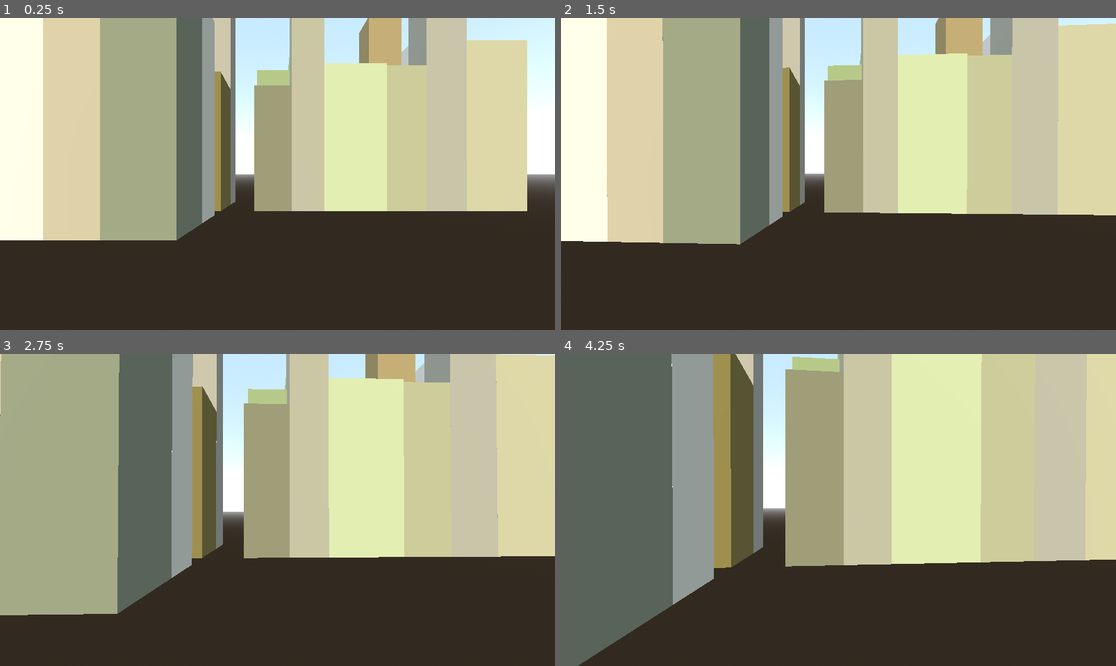
Above: before the commit, frames 1-4 (two rows, left to right).
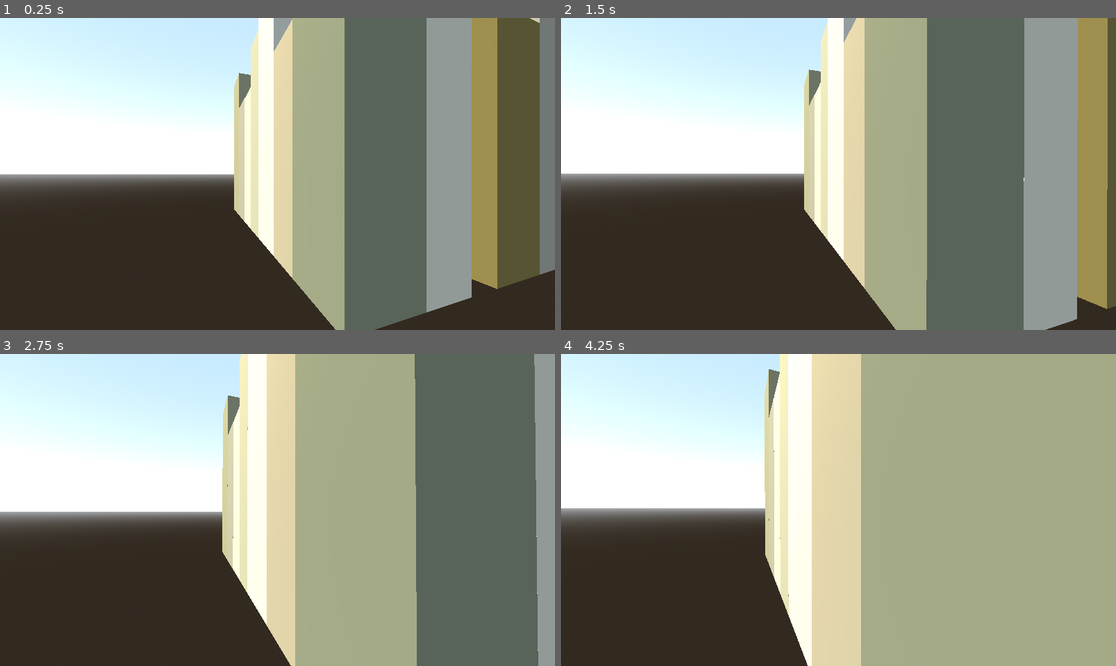
Above: after the commit, the same moments.

Repository: elemel/dronehattan-godot
Game: Godot game, scene res://root.tscn
The game is run twice, just before and just after one commit, with the same random seed, the same clock (stepped at 60 frames per second) and the same inputs.
Inputs (mouse positions are in pixels of both pictures, inside the frame that each line leads up to):
- Up to frame 1 (0.25 s): no input
- Up to frame 2 (1.5 s): tap Enter at 0.5 s; move the mouse to (866, 174) at 0.52 s; hold W (move_forward) from 0.53 s (still down); move the mouse to (810, 174) at 1.27 s
- Up to frame 3 (2.75 s): keep holding W (move_forward); move the mouse to (288, 503) at 2.02 s
- Up to frame 4 (4.25 s): keep holding W (move_forward); move the mouse to (832, 516) at 2.77 s; move the mouse to (877, 513) at 3.52 s

The runs differ from the first frame. In frame 1, 77% of the frame differs, in the area x 0-100%, y 0-100%; in frame 2, 80%; in frame 3, 88%; in frame 4, 90%.

Commit message:
Experiment with rotation

Diff:
--- a/city_block.gd
+++ b/city_block.gd
@@ -3,13 +3,12 @@
 var rng = RandomNumberGenerator.new()
 # var size = Vector2(274, 80) - Vector2(30, 18)
 
-@onready var area: MeshInstance3D = $Area
+@onready var volume: MeshInstance3D = $Volume
 
 # Called when the node enters the scene tree for the first time.
 func _ready():
-	var areaMesh: PlaneMesh = area.mesh
-	var buildableSize = areaMesh.size - Vector2(30, 18)
-
+	var volumeMesh: BoxMesh = volume.mesh
+	var buildableSize = Vector2(volumeMesh.size.x, volumeMesh.size.z) - Vector2(30, 18)
 	var stack = [Rect2(-0.5 * buildableSize, buildableSize)]
 
 	while stack:
--- a/city_block.tscn
+++ b/city_block.tscn
@@ -2,13 +2,13 @@
 
 [ext_resource type="Script" path="res://city_block.gd" id="1_6tvrq"]
 
-[sub_resource type="PlaneMesh" id="PlaneMesh_0cabq"]
-size = Vector2(274, 80)
+[sub_resource type="BoxMesh" id="BoxMesh_fu805"]
+size = Vector3(274, 60, 80)
 
 [node name="CityBlock" type="Node3D"]
 script = ExtResource("1_6tvrq")
 
-[node name="Area" type="MeshInstance3D" parent="."]
+[node name="Volume" type="MeshInstance3D" parent="."]
 transform = Transform3D(1, -0.000638686, 0.000388302, 0.000638888, 1, -0.000514644, -0.000387969, 0.000514895, 1, 0, 0, 0)
 visible = false
-mesh = SubResource("PlaneMesh_0cabq")
+mesh = SubResource("BoxMesh_fu805")
--- a/drone.gd
+++ b/drone.gd
@@ -1,14 +1,14 @@
 extends RigidBody3D
 
 @export var mouse_sensitivity = deg_to_rad(0.05)
-@export var acceleration = 20
+@export var max_acceleration = 20
 @export var max_speed = 20
 
 @export var camera_heading_angle = deg_to_rad(90)
 @export var camera_pitch_angle = 0
 
-@export var max_angle_x = deg_to_rad(22.5)
-@export var max_angle_z = deg_to_rad(22.5)
+@export var max_velocity_angle = deg_to_rad(22.5)
+@export var max_acceleration_angle = deg_to_rad(22.5)
 
 @onready var camera: Camera3D = $Camera3D
 
@@ -51,12 +51,23 @@
 	# rotation.z = -move_direction.x * deg_to_rad(max_angle_z)
 	# move_direction = move_direction.rotated(Vector3.UP, camera.rotation.y)
 
-	linear_velocity = linear_velocity.move_toward(move_direction * max_speed, acceleration * delta)
+	var previous_linear_velocity = Vector3(linear_velocity)
+	linear_velocity = linear_velocity.move_toward(move_direction * max_speed, max_acceleration * delta)
+	var acceleration = (linear_velocity - previous_linear_velocity) / delta
+
+	var target_velocity_rotation = Vector2(linear_velocity.x, linear_velocity.z) * max_velocity_angle / max_speed
+	var target_acceleration_rotation = Vector2(acceleration.x, acceleration.z) * max_acceleration_angle / max_acceleration
+
+	var target_rotation_2d = target_velocity_rotation + target_acceleration_rotation
+	target_rotation_2d = target_rotation_2d.rotated(rotation.y - deg_to_rad(90))
+	var target_rotation = Vector3(target_rotation_2d.x, rotation.y, target_rotation_2d.y)
+	# rotation = rotation.move_toward(target_rotation, delta * 10)
 
 	# camera.rotation.y = camera_heading_angle
 	var look_direction = Vector3(cos(camera_heading_angle), 0, sin(camera_heading_angle))
-	camera.look_at(camera.global_position - look_direction)
+	camera.look_at(camera.global_position - look_direction, basis.y)
 	camera.rotation.x = camera_pitch_angle
 
 func _ready():
 	Input.mouse_mode = Input.MOUSE_MODE_CAPTURED
+	camera_heading_angle = camera.global_rotation.y
--- a/root.tscn
+++ b/root.tscn
@@ -35,11 +35,13 @@
 shape = SubResource("BoxShape3D_yplq5")
 
 [node name="CityBlock" parent="." instance=ExtResource("1_6naoy")]
+transform = Transform3D(1, 0, 0, 0, 1, 0, 0, 0, 1, 2.08165e-12, 30, 2.08165e-12)
 
 [node name="CityBlock2" parent="." instance=ExtResource("1_6naoy")]
-transform = Transform3D(1, 0, 0, 0, 1, 0, 0, 0, 1, 274, 2.08165e-12, 2.08165e-12)
+transform = Transform3D(1, 0, 0, 0, 1, 0, 0, 0, 1, 274, 30, 2.08165e-12)
 
 [node name="CityBlock3" parent="." instance=ExtResource("1_6naoy")]
-transform = Transform3D(1, 0, 0, 0, 1, 0, 0, 0, 1, 2.08165e-12, 2.08165e-12, 80)
+transform = Transform3D(1, 0, 0, 0, 1, 0, 0, 0, 1, 2.08165e-12, 30, 80)
 
 [node name="Drone" parent="." instance=ExtResource("2_471w8")]
+transform = Transform3D(0.940869, 0, 0.338771, 0, 1, 0, -0.338771, 0, 0.940869, 172.729, 79.9304, 150.615)
